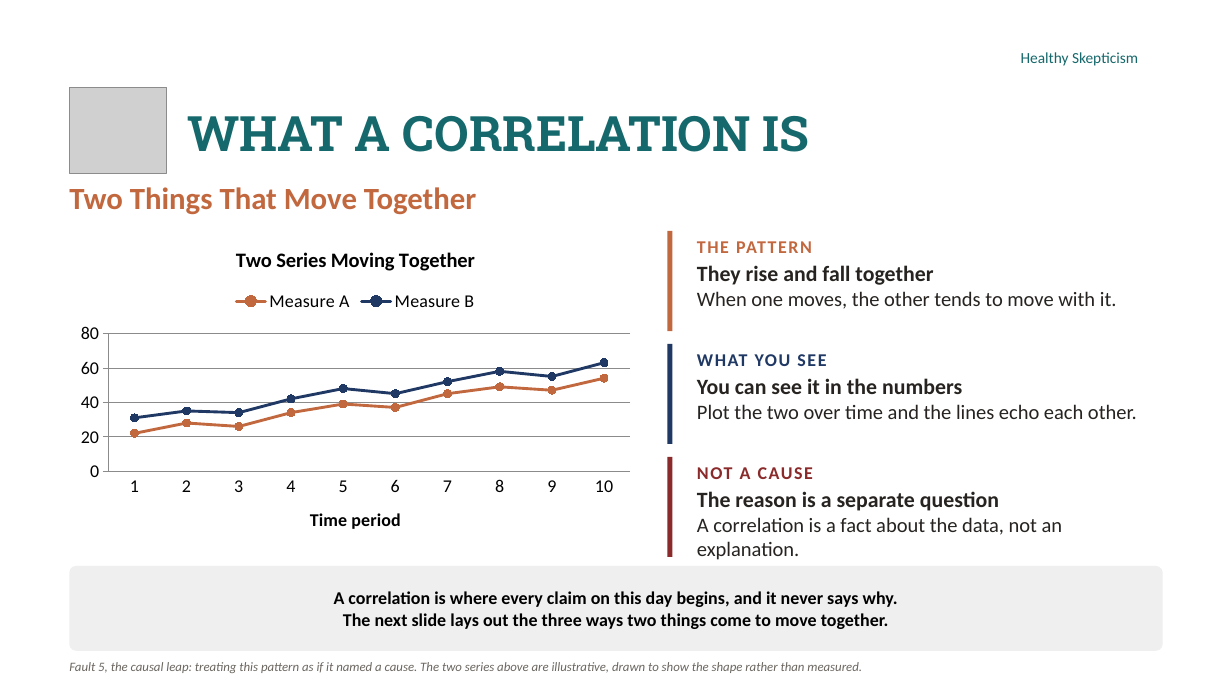
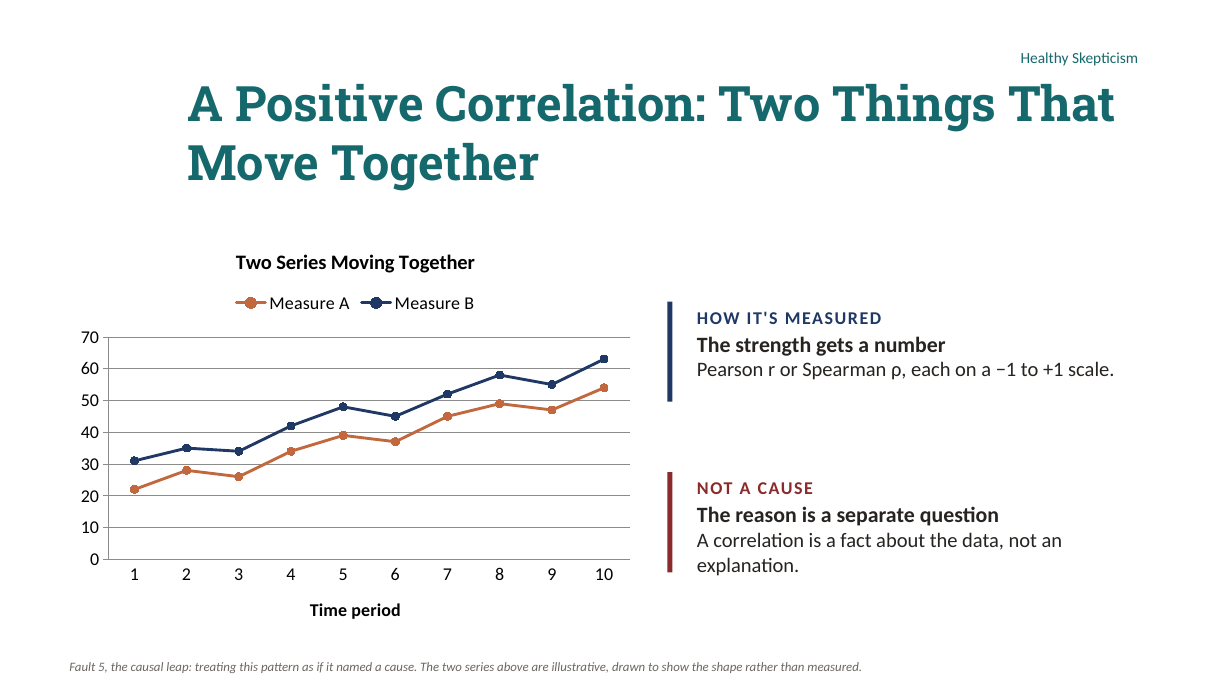
Before and after one commit to murraygmail/healthy-skepticism, a slide deck: slide 6 of materials/Day4.pptx. Drawn at 1232x693 pixels with LibreOffice and Linux fonts; fonts in the diff are those of the drawing; grey boxes stand for pictures; background and template pictures are left out. Boxes give left, top, right and bottom in pixels: in the first picture for what was removed or moved away, otherwise in the second. Text is boxed around its words. In the diff, an @@ line names an element or a change of style, - is before the commit and + after.

```diff
--- a/materials/Day4.pptx
+++ b/materials/Day4.pptx
@@ picture removed at [69, 87, 167, 173] @@
@@ title at [187, 84, 1116, 191]: text changed @@
-WHAT A CORRELATION IS
+A Positive Correlation: Two Things That Move Together
@@ text removed at [69, 187, 476, 214] @@
-Two Things That Move Together
@@ line chart: place and size @@
-line chart at [69, 231, 641, 552]
+line chart at [69, 231, 641, 641]
@@ rectangle removed at [667, 231, 673, 331] @@
@@ text removed at [697, 241, 1117, 309] @@
-THE PATTERN
-They rise and fall together
-When one moves, the other tends to move with it.
@@ rectangle: place and size @@
-rectangle at [667, 344, 673, 444]
+rectangle at [667, 301, 673, 401]
@@ text at [697, 311, 1114, 380]: text changed @@
-WHAT YOU SEE
-You can see it in the numbers
-Plot the two over time and the lines echo each other.
+HOW IT'S MEASURED
+The strength gets a number
+Pearson r or Spearman ρ, each on a −1 to +1 scale.
@@ rectangle: place and size @@
-rectangle at [667, 457, 673, 556]
+rectangle at [667, 472, 673, 572]
@@ text "NOT A CAUSE": place and size @@
-text "NOT A CAUSE" at [697, 467, 1063, 560]
+text "NOT A CAUSE" at [697, 482, 1063, 576]
@@ rounded rectangle removed at [69, 566, 1163, 651] @@
-A correlation is where every claim on this day begins, and it never says why.
-The next slide lays out the three ways two things come to move together.
```
Also in this commit, not shown: 16 other slides changed, 6 slides added, 6 slides removed, 3 other files.
